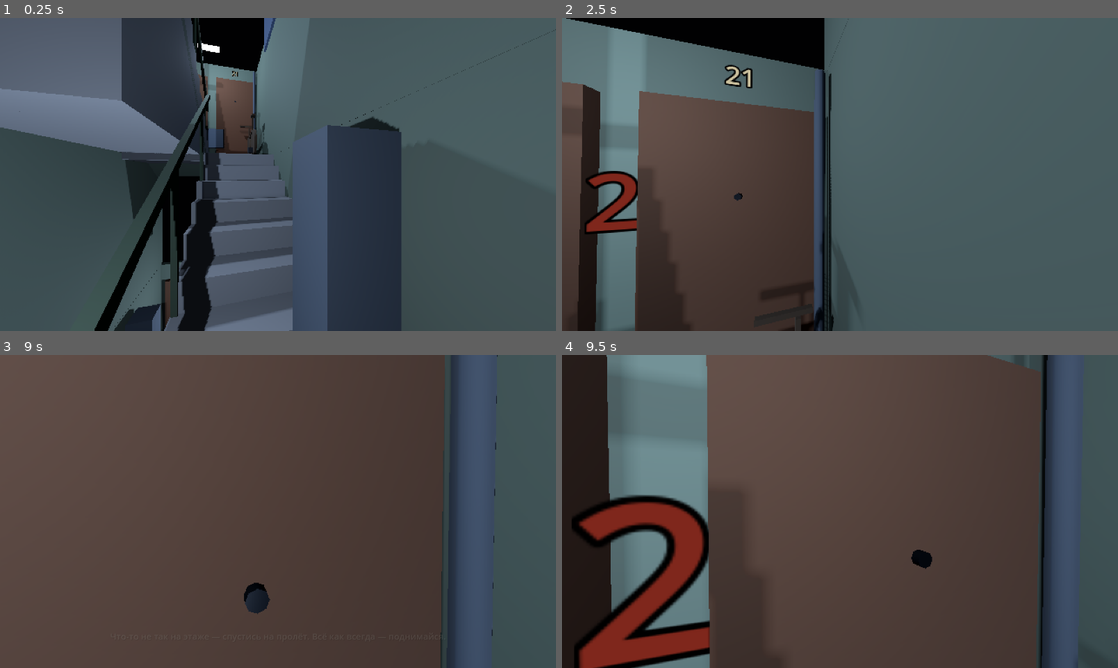
Above: before the commit, frames 1-4 (two rows, left to right).
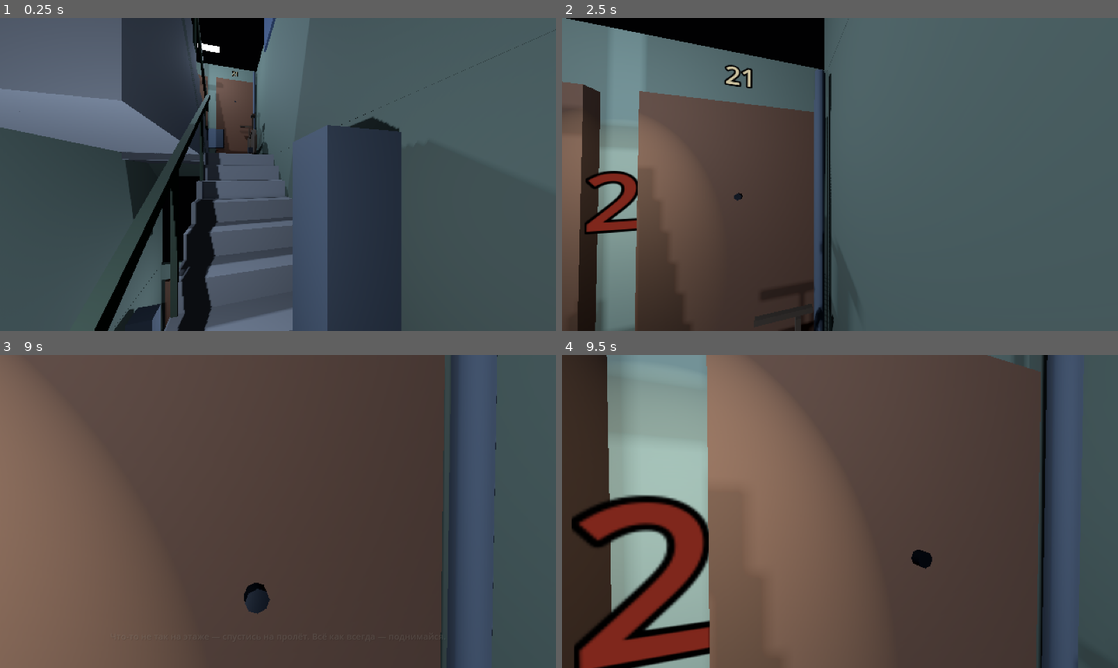
Above: after the commit, the same moments.

Repository: echostarts/horror
Game: Godot game, scene res://scenes/main.tscn
Two runs of this game, one before a commit and one after it. Both use one fixed random seed, a clock stepped at 60 frames per second and the inputs below.
Inputs (mouse positions are in pixels of both pictures, inside the frame that each line leads up to):
- Up to frame 1 (0.25 s): no input
- Up to frame 2 (2.5 s): tap Enter (ui_accept) at 0.5, 0.77, 1.07, 1.52, 1.82 s; move the mouse to (867, 174) at 0.52 s; hold Shift (sprint) 0.53-1.28 s; hold W (move_forward) from 0.53 s (still down); click (867, 174) at 0.67 s; move the mouse to (812, 174) at 1.27 s; tap Alt at 1.35 s; move the mouse to (851, 168) at 2.02 s; tap Ctrl at 2.1 s
- Up to frame 3 (9 s): move the mouse to (272, 517) at 2.77 s; tap Shift (sprint) at 2.85, 7.35 s; click (272, 517) at 2.92 s; tap Enter (ui_accept) at 3.02, 3.32, 3.77, 4.07, 4.25, 4.52, 4.82, 5, 6.02, 6.32, 6.77, 7.07, 7.25, 7.52, 7.82, 8 s; move the mouse to (316, 514) at 3.52 s; tap Alt at 3.6, 5.85, 8.1 s; move the mouse to (233, 508) at 4.27 s; tap Ctrl at 4.35, 6.6, 8.85 s; move the mouse to (283, 511) at 5.02 s; hold Shift (sprint) 5.03-5.78 s; click (283, 511) at 5.17 s; move the mouse to (255, 505) at 5.77 s; release W (move_forward) at 5.78 s; hold D (move_right) 5.78-6.53 s; move the mouse to (305, 511) at 6.52 s; hold W (move_forward) 6.53-8.78 s; move the mouse to (250, 511) at 7.27 s; click (250, 511) at 7.42 s; move the mouse to (289, 505) at 8.02 s; move the mouse to (272, 517) at 8.77 s; hold A (move_left) from 8.78 s (still down)
- Up to frame 4 (9.5 s): keep holding A (move_left); tap Enter (ui_accept) at 9.02, 9.32 s

The runs differ from the first frame. In frame 2, 6.5% of the frame differs, in the area x 0-23%, y 32-82%; in frame 3, 16%; in frame 4, 30%, in the area x 0-53%, y 0-100%.

Commit message:
feat: stage stencil reveal with light (Section 8)
Playtest: floor-to-floor transition wasn't read. The reveal now ignites a
dedicated spotlight on the stencil (0.45s ramp) alongside the piano-wire
note, pulling the eye to the new floor number at every commit.
https://claude.ai/code/session_01DmBqBQWpchEjaavjmMnUfw

Diff:
--- a/src/world/flight_module.gd
+++ b/src/world/flight_module.gd
@@ -35,6 +35,8 @@
 var _lamp_light: OmniLight3D
 var _lamp_box: CSGBox3D
 var _stencil: Label3D
+var _stencil_spot: SpotLight3D
+var _stencil_tween: Tween
 var _door_labels: Array[Label3D] = []
 var _doors: Array[CSGBox3D] = []
 var _graffiti: Label3D
@@ -210,6 +212,17 @@
 	_stencil.text = str(cfg.floor_label)
 	_stencil.visible = false   # delayed verdict: открывается только при commit
 	add_child(_stencil)
+
+	# Подсветка reveal'а (Section 8: «staged with light + piano-wire note»):
+	# узкий луч на трафарет, разжигается при коммите.
+	_stencil_spot = SpotLight3D.new()
+	_stencil_spot.name = "StencilSpot"
+	_stencil_spot.light_color = Color(0.95, 0.9, 0.78)
+	_stencil_spot.light_energy = 0.0
+	_stencil_spot.spot_range = 2.6
+	_stencil_spot.spot_angle = 24.0
+	_stencil_spot.position = Vector3(0.0, landing_y + 2.25, wall_z - 0.75)
+	add_child(_stencil_spot)
 
 	# Почтовые ящики между дверями, под трафаретом.
 	_box("Mailboxes", Vector3(0.55, 0.45, 0.12),
@@ -405,6 +418,13 @@
 func reveal_stencil(floor_label: int) -> void:
 	_stencil.text = str(floor_label)
 	_stencil.visible = true
+	_stencil_spot.look_at(_stencil.global_position)
+	if _stencil_tween != null and _stencil_tween.is_running():
+		_stencil_tween.kill()
+	_stencil_spot.light_energy = 0.0
+	_stencil_tween = create_tween()
+	_stencil_tween.tween_property(_stencil_spot, "light_energy", 1.1, 0.45) \
+		.set_trans(Tween.TRANS_SINE)
 
 func set_lamp_warm() -> void:
 	_lamp_light.light_color = WARM_LIGHT
